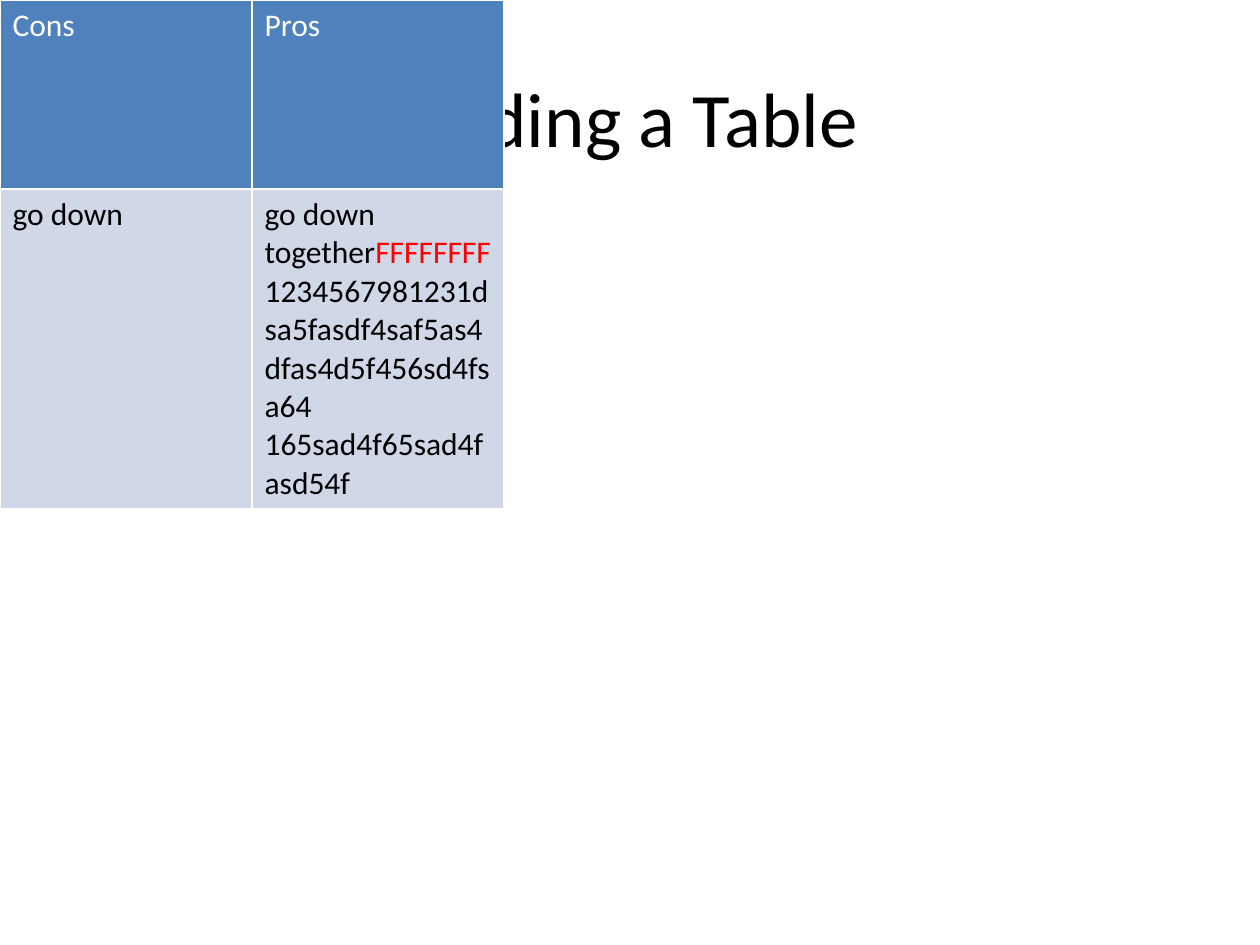
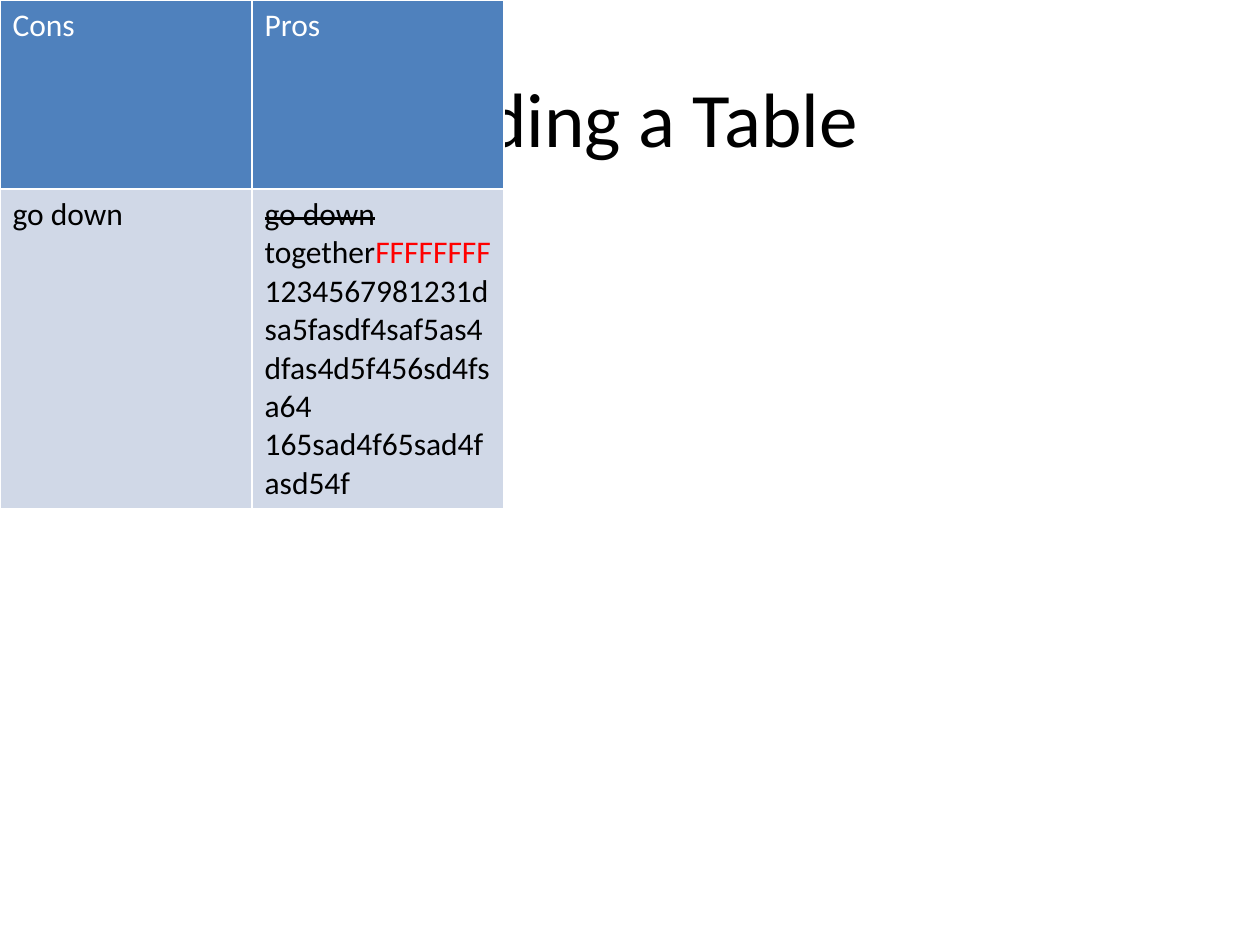
Before and after one commit to a22057916w/python_advance, a slide deck: slide 1 of pptx/result/table.pptx. Drawn at 1260x945 pixels with LibreOffice and Linux fonts; fonts in the diff are those of the drawing. Boxes give left, top, right and bottom in pixels: in the first picture for what was removed or moved away, otherwise in the second. Text is boxed around its words. In the diff, an @@ line names an element or a change of style, - is before the commit and + after.

```diff
--- a/pptx/result/table.pptx
+++ b/pptx/result/table.pptx
@@ table at [0, 0, 504, 378] @@
@@ fill #D0D8E8 to #D0D8E7 in row 2 @@
@@ strikethrough on in "go down" @@
@@ borders changed @@
```
Also in this commit, not shown: 2 other files.
